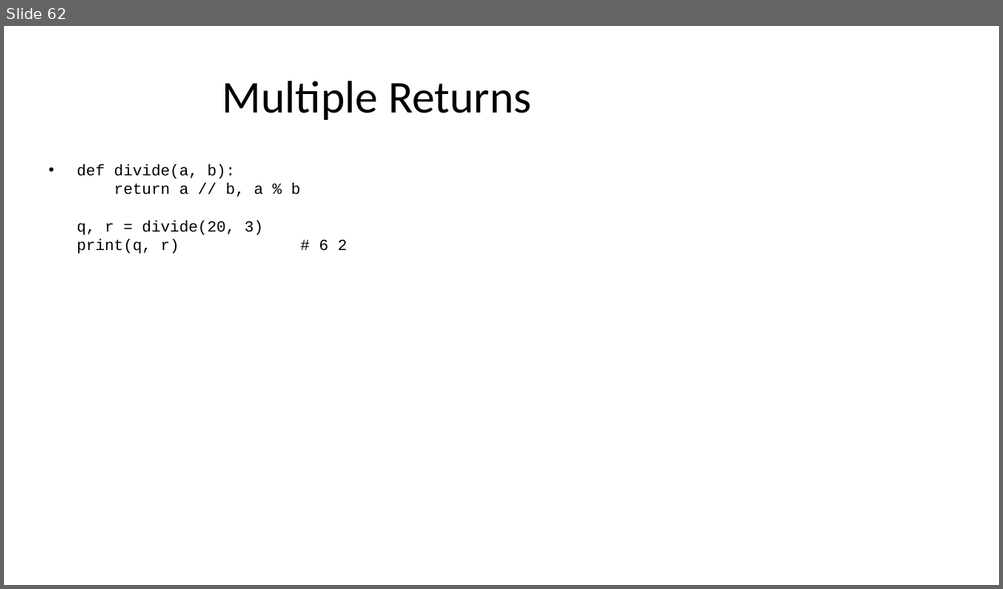
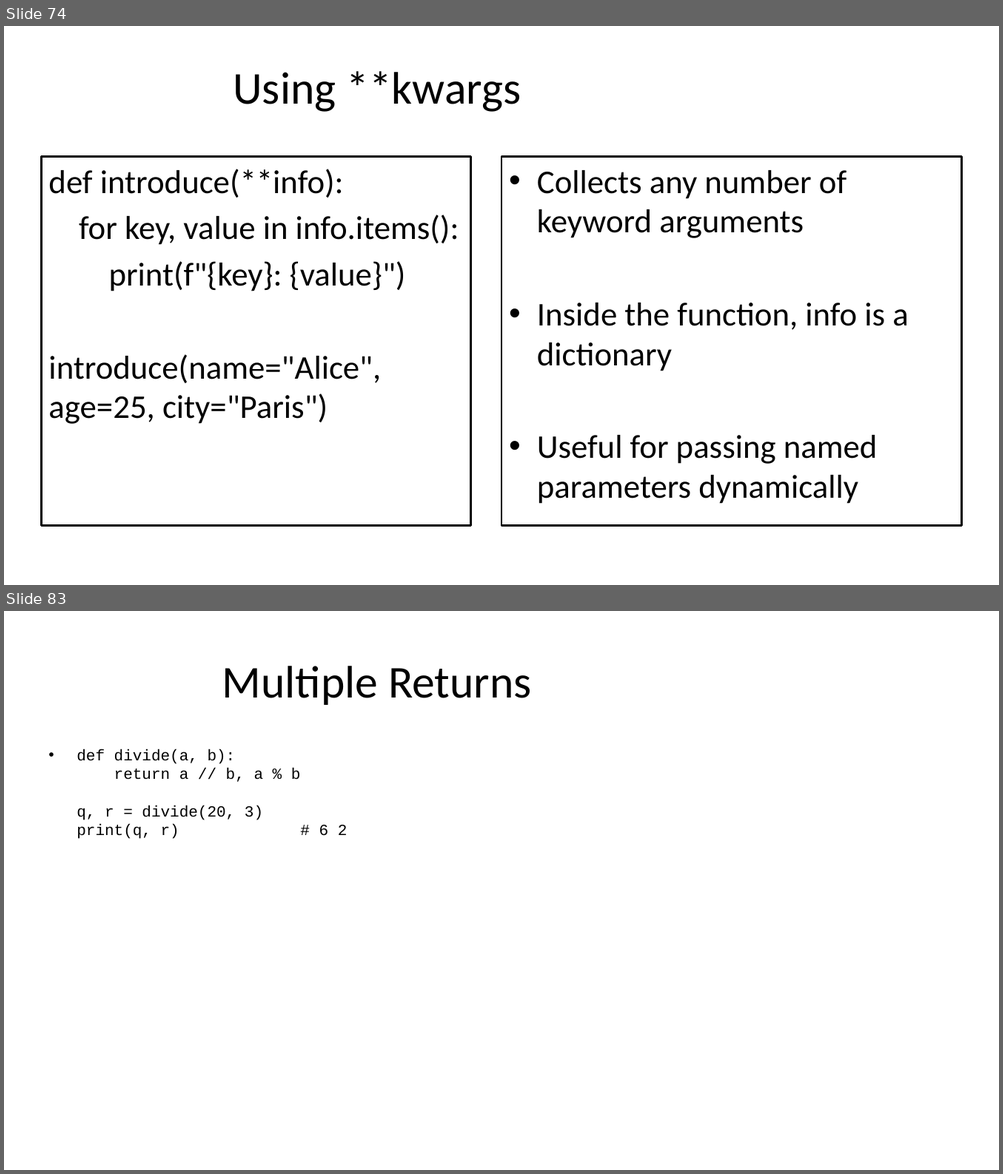
Before and after one commit to seanwhs/3-Day-Python-Crash-Course, a slide deck: Python_Crash_Course_2025.pptx. Shown one above the other, each under a label of ours: slide 62 before the commit, slides 74 and 83 after it; the slides between them are not shown. The pictures are 1003x589 and 1003x1174 pixels, drawn with LibreOffice and Linux fonts; fonts in the diff are those of the drawing. Boxes give left, top, right and bottom in pixels: in the first picture for what was removed or moved away, otherwise in the second. Text is boxed around its words. In the diff, an @@ line names an element or a change of style, - is before the commit and + after.

```diff
--- a/Python_Crash_Course_2025.pptx
+++ b/Python_Crash_Course_2025.pptx
@@ slide 74 added at box(4, 26, 999, 585), background #FFFFFF @@
@@ title added at box(233, 71, 521, 112), 44 pt, text #000000 @@
+Using **kwargs
@@ text added at box(41, 156, 470, 526), fill #FFFFFF, outline #000000 2 pt, 32 pt, text #000000 @@
+def introduce(**info):
+for key, value in info.items():
+print(f"{key}: {value}")
+introduce(name="Alice", age=25, city="Paris")
@@ rectangle added at box(501, 156, 961, 526), fill #FFFFFF, outline #000000 2 pt, 32 pt, text #000000 @@
+• Collects any number of keyword arguments
+• Inside the function, info is a dictionary
+• Useful for passing named parameters dynamically
@@ what was slide 62 is now slide 83 @@
```
Also in this commit, not shown: 1 slide changed, 21 other slides added, 1 slide removed.
